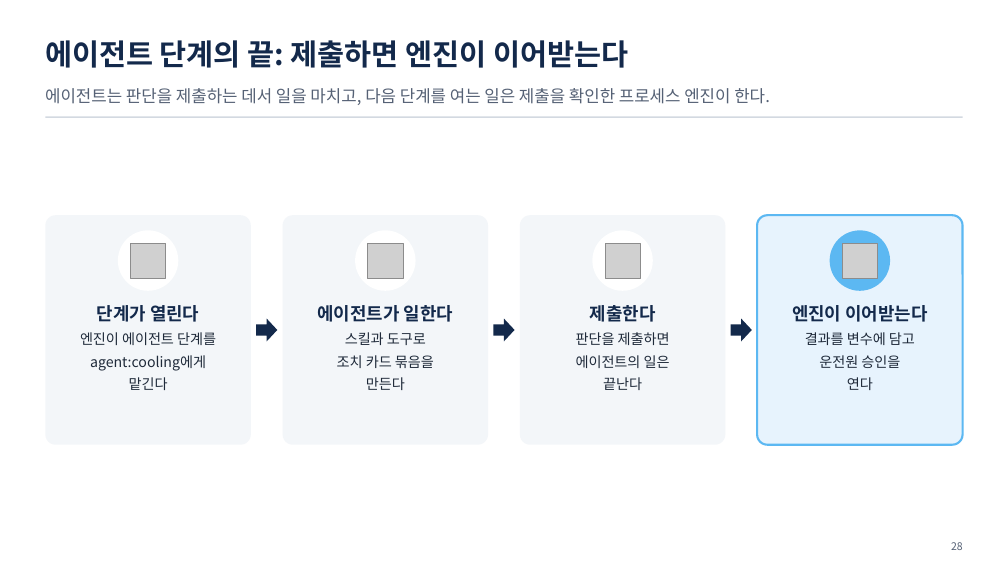
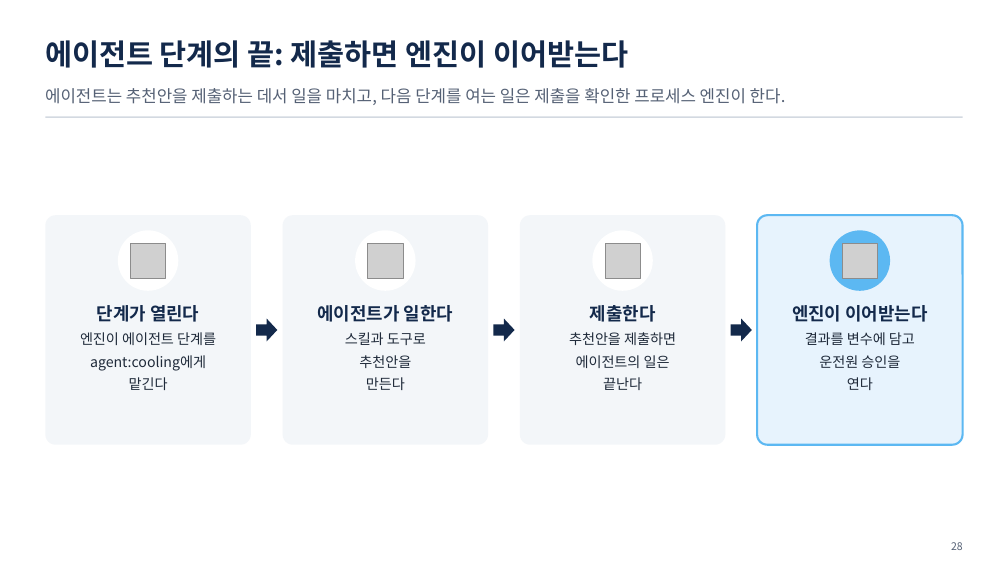
Before and after one commit to uengine-oss/hyd-iot-edu, a slide deck: slide 28 of docs/교재/실전반/08일차/실전반_08일차.pptx. Drawn at 1008x567 pixels with LibreOffice and Linux fonts; fonts in the diff are those of the drawing; grey boxes stand for pictures. Boxes give left, top, right and bottom in pixels: in the first picture for what was removed or moved away, otherwise in the second. Text is boxed around its words. In the diff, an @@ line names an element or a change of style, - is before the commit and + after.

```diff
--- a/docs/교재/실전반/08일차/실전반_08일차.pptx
+++ b/docs/교재/실전반/08일차/실전반_08일차.pptx
@@ text at [45,88,786,105]: text changed @@
-에이전트는 판단을 제출하는 데서 일을 마치고, 다음 단계를 여는 일은 제출을 확인한 프로세스 엔진이 한다.
+에이전트는 추천안을 제출하는 데서 일을 마치고, 다음 단계를 여는 일은 제출을 확인한 프로세스 엔진이 한다.
@@ text at [359,355,411,368]: text changed @@
-조치 카드 묶음을
+추천안을
@@ text at [569,332,676,345]: text changed @@
-판단을 제출하면
+추천안을 제출하면
```
Also in this commit, not shown: 47 other slides changed, 2 slides added, 1 slide removed, 27 other files.
